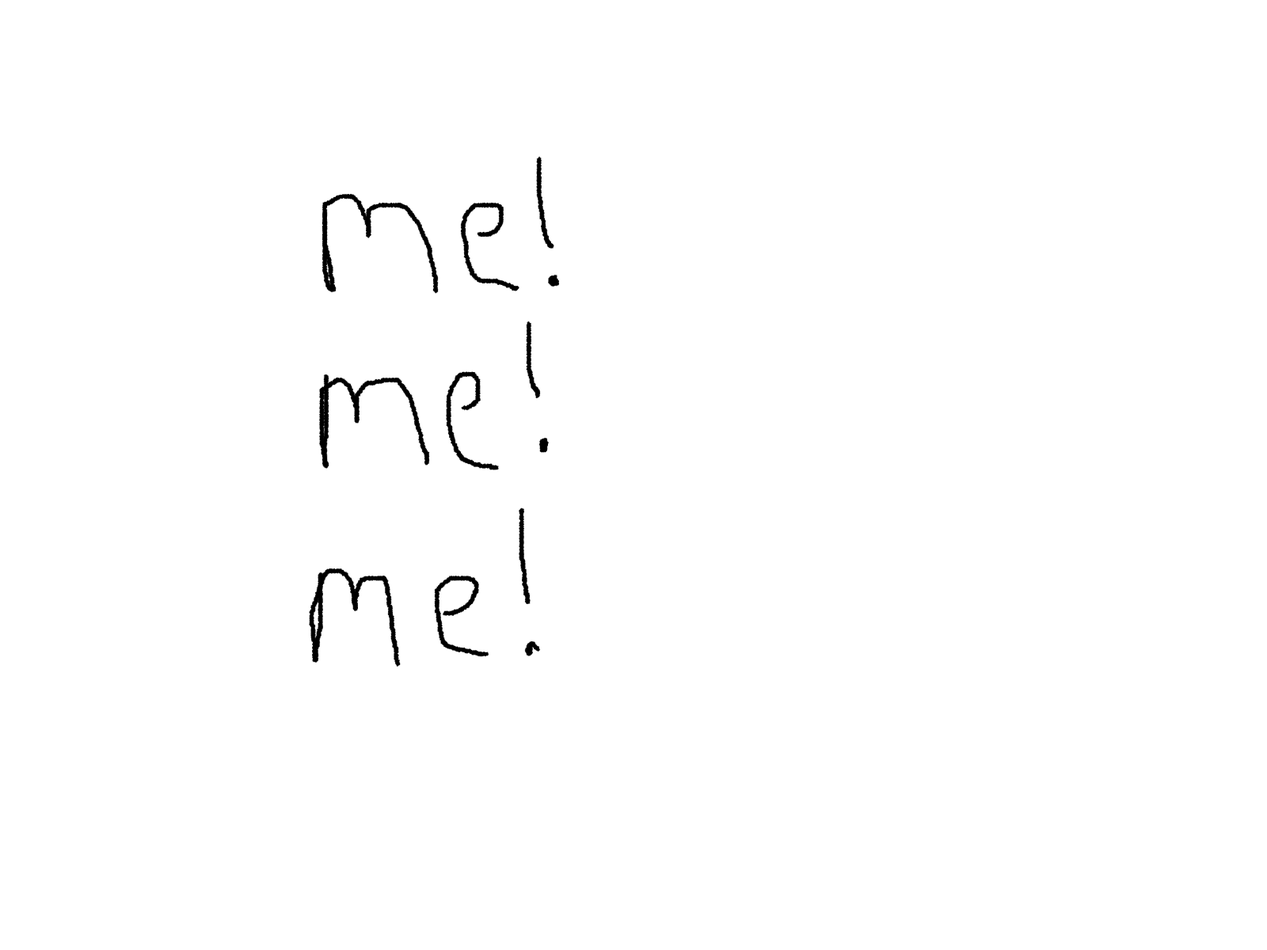
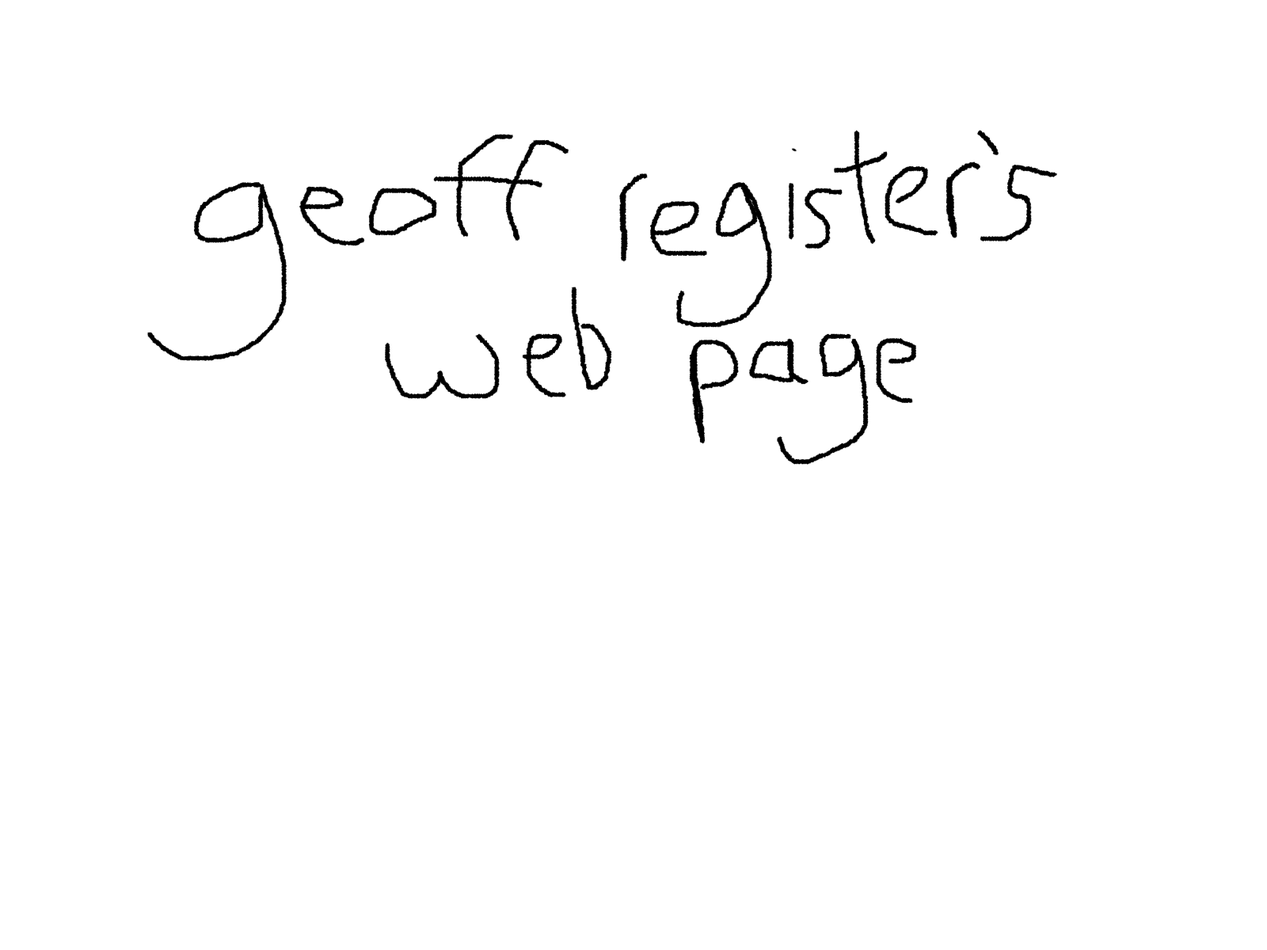
Before/after of a 1267 × 950 layered artwork. What changed in the layer stack:
added layer "Layer 9" above "Layer 7" over [147, 129, 1057, 471]
hid "Layer 7" over [304, 133, 609, 668]
